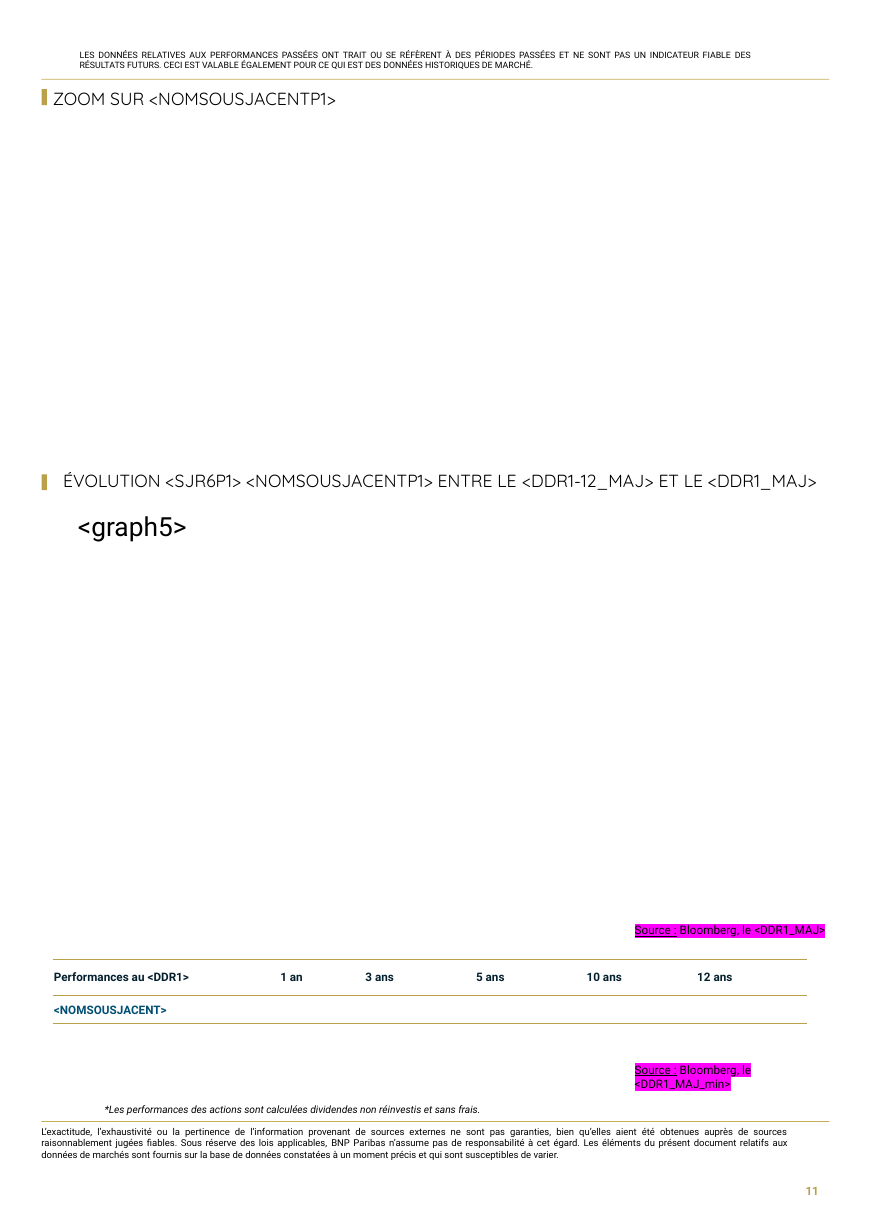
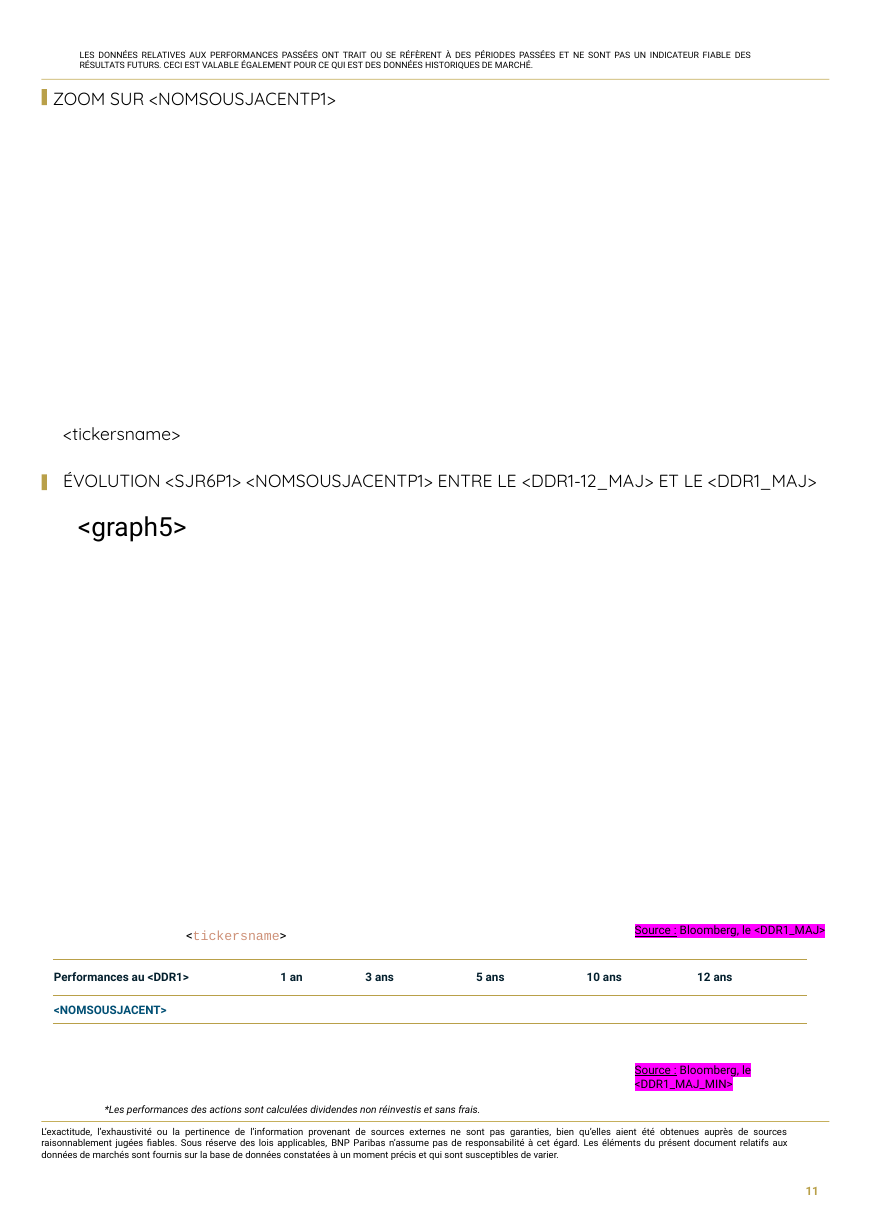
Before and after one commit to guillaumejacquin/Moulinette_Brochure_Equitim, a slide deck: slide 11 of Templates/morgan.pptx. Drawn at 871x1232 pixels with LibreOffice and Linux fonts; fonts in the diff are those of the drawing; background and template pictures are left out. Boxes give left, top, right and bottom in pixels: in the first picture for what was removed or moved away, otherwise in the second. Text is boxed around its words. In the diff, an @@ line names an element or a change of style, - is before the commit and + after.

```diff
--- a/Templates/morgan.pptx
+++ b/Templates/morgan.pptx
@@ text added at (63,427,180,440), 12 pt, text #000000 @@
+<tickersname>
@@ text added at (186,930,287,940), 9 pt, text #CE9178 @@
+<tickersname>
@@ text at (635,1065,751,1089): text changed @@
-Source : Bloomberg, le <DDR1_MAJ_min>
+Source : Bloomberg, le <DDR1_MAJ_MIN>
```
Also in this commit, not shown: 6 other slides changed, 15 other files.
